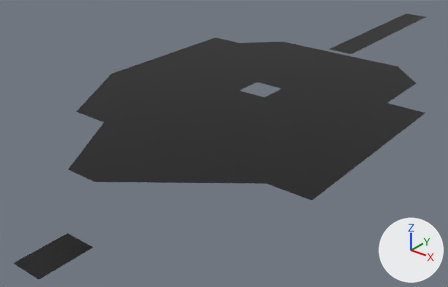
One commit to the glTF model Voronomir/Assets/Modelos/Mundos/M1E1/Extras/TechoSala1.glb: the scene before it, then after it.
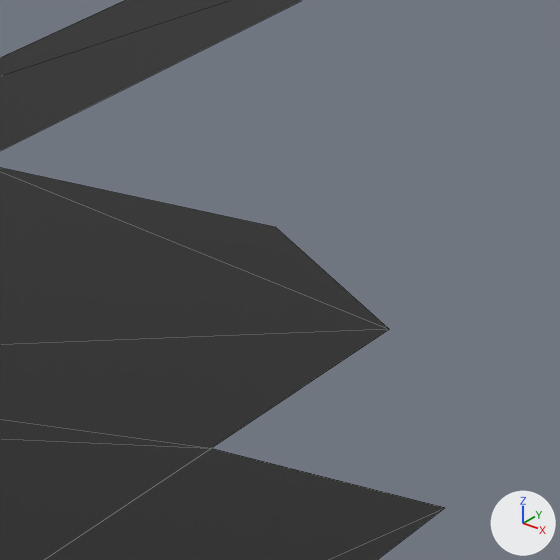
Old and new are each drawn whole from a camera (50 mm lens) standing at (44.1, -62.8, 41.2) and looking at (-5.2, -1.3, 3.1) and again close up on the part from 79% to 99% of the width and 10% to 42% of the height. The lights are fixed; the arrows at lower right show +X, +Y and +Z. The close-ups show mesh edges as thin lines.

The first close-up shows 'TechoSala1'.
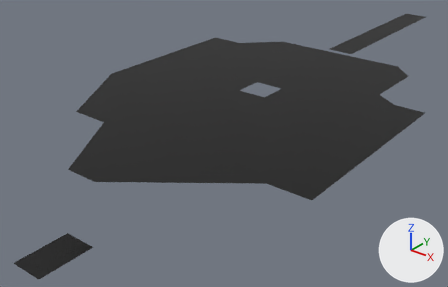
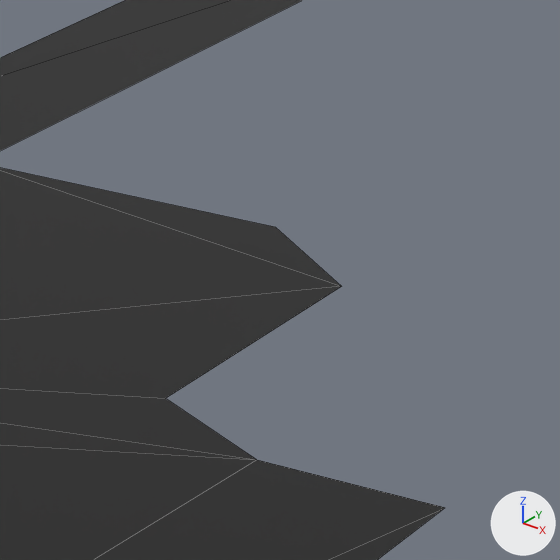
Commit message: correccion techo

Changed parts and their boxes (x1, y1, x2, y2) in the close-ups (560 x 560 px):
part 1 of me_techosala1, built on: before (0, 168, 389, 560); after (0, 168, 342, 560)

The change in detail:
me_techosala1 has 30 vertices, 26 faces and spans x -20.0..20.0, y -37.5..50.0, z 5.0..12.0.
me_techosala1 is used by ob_techosala1; location (0.0, 0.0, 0.0).
Verts and faces of me_techosala1; kept vertices keep their numbers, new ones are numbered from 30.
Before the commit, vertices of me_techosala1: 18 (15.0, 15.0, 12.0) at pixel (389, 329), 26 (2.0, 2.0, 12.0), 28 (15.0, 6.0, 12.0) at pixel (211, 448).
Part 1, on me_techosala1:
Faces deleted: (18, 28, 26).
Vertex 18 moves to (13.0, 17.0, 12.0), pixel (341, 286).
Vertex 28 moves to (16.0, 6.0, 12.0), pixel (256, 459).
New vertex 30 is at (13.0, 8.0, 12.0), pixel (165, 398).
New faces: (26, 30, 28), (18, 30, 26).
